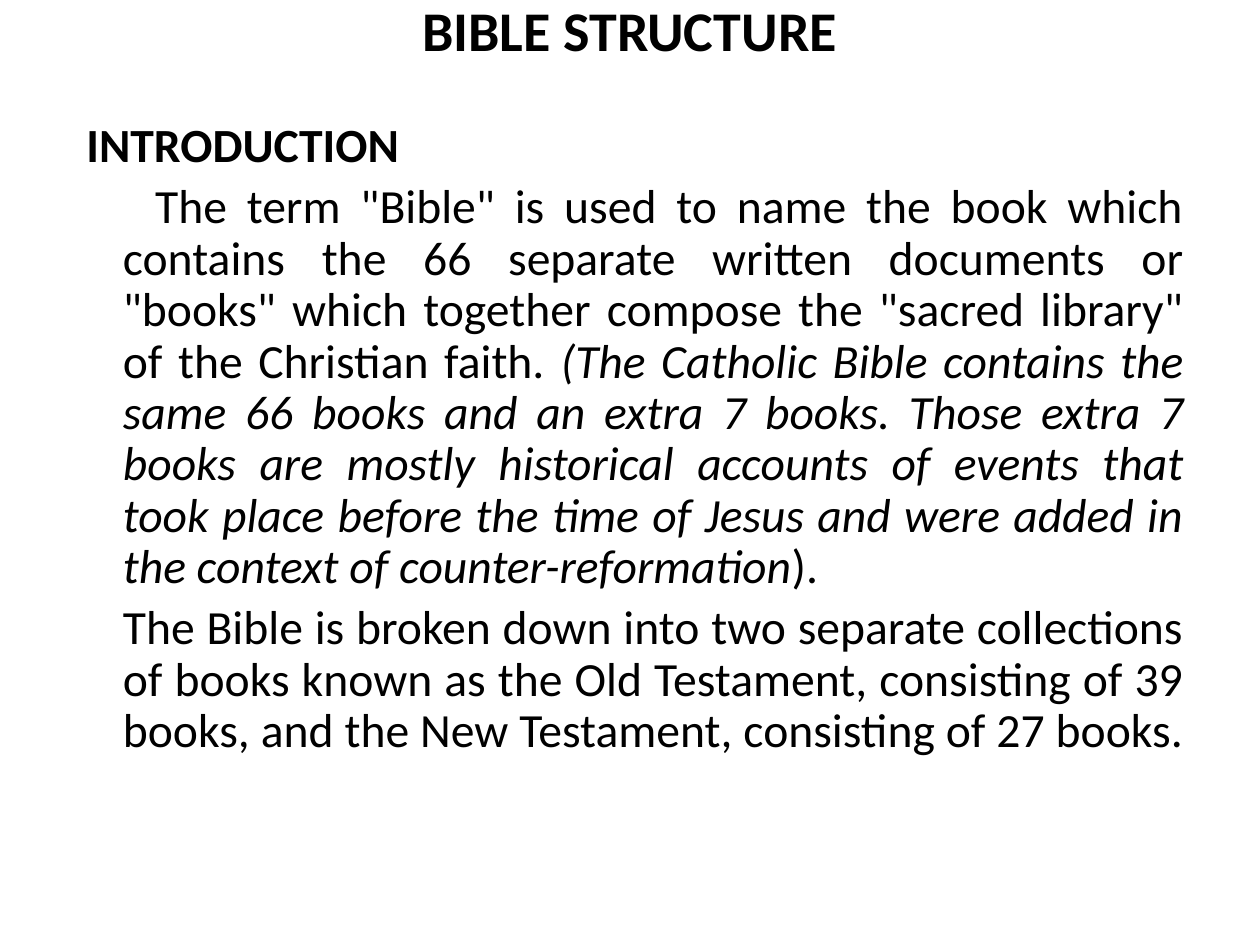
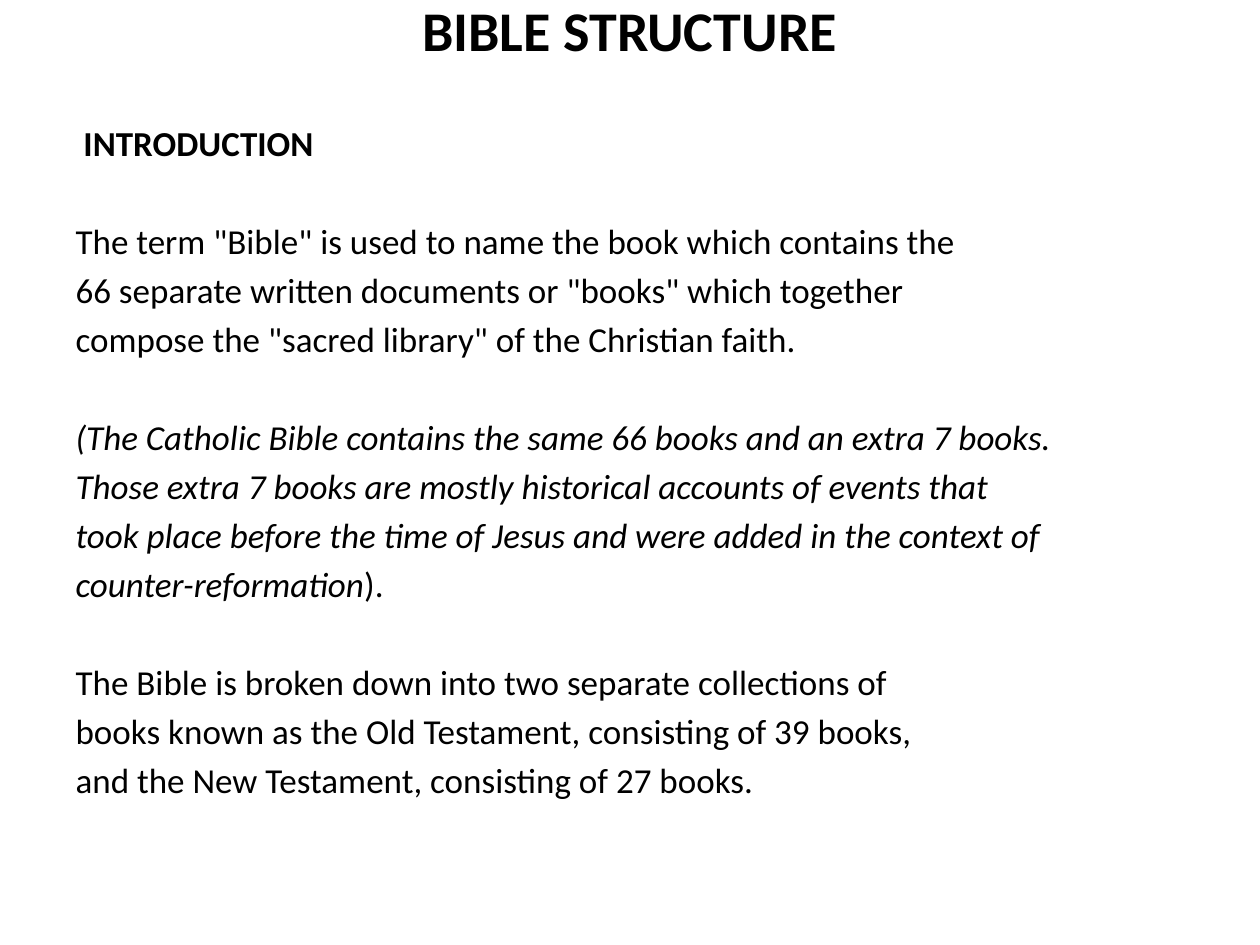
Before and after one commit to mutanganajoseph/Documents, a slide deck: slide 20 of auca/sem-1/intro-to-Bible-study/1 intro to Bible study Notes.pptx (slide 24 before the commit). Drawn at 1260x945 pixels with LibreOffice and Linux fonts; fonts in the diff are those of the drawing. Boxes give left, top, right and bottom in pixels: in the first picture for what was removed or moved away, otherwise in the second. Text is boxed around its words. In the diff, an @@ line names an element or a change of style, - is before the commit and + after.

```diff
--- a/auca/sem-1/intro-to-Bible-study/1 intro to Bible study Notes.pptx
+++ b/auca/sem-1/intro-to-Bible-study/1 intro to Bible study Notes.pptx
@@ text at bbox=[83, 133, 313, 157]: size 27.2 to 20 pt in "INTRODUCTION"; line spacing 0.9 to 1; less space between paragraphs @@
@@ text at bbox=[76, 229, 1050, 799]: text changed; size 27.2 to 20 pt @@
-The term "Bible" is used to name the book which contains the 66 separate written documents or "books" which together compose the "sacred library" of the Christian faith. (The Catholic Bible contains the same 66 books and an extra 7 books. Those extra 7 books are mostly historical accounts of events that took place before the time of Jesus and were added in the context of counter-reformation).
-The Bible is broken down into two separate collections of books known as the Old Testament, consisting of 39 books, and the New Testament, consisting of 27 books.
+The term "Bible" is used to name the book which contains the
+66 separate written documents or "books" which together
+compose the "sacred library" of the Christian faith.
+(The Catholic Bible contains the same 66 books and an extra 7 books.
+Those extra 7 books are mostly historical accounts of events that
+took place before the time of Jesus and were added in the context of
+counter-reformation).
+The Bible is broken down into two separate collections of
+books known as the Old Testament, consisting of 39 books,
+and the New Testament, consisting of 27 books.
```
Also in this commit, not shown: 44 other slides changed, 1 slide added, 18 slides removed, 1 other file.
